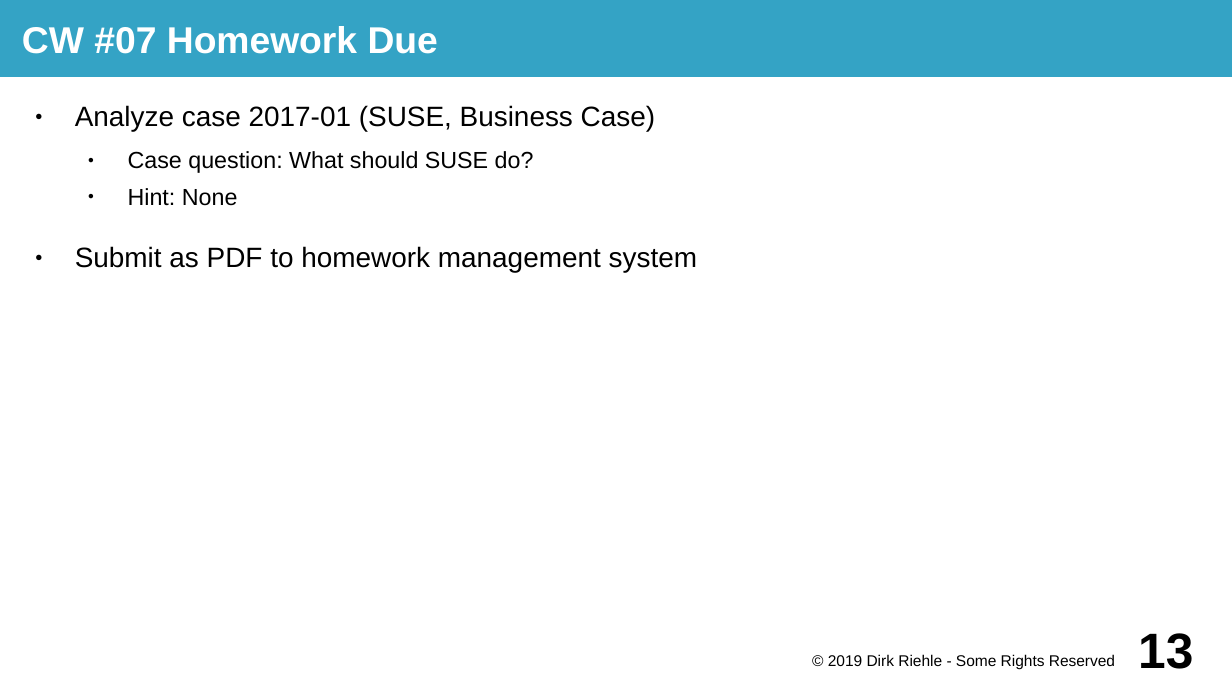
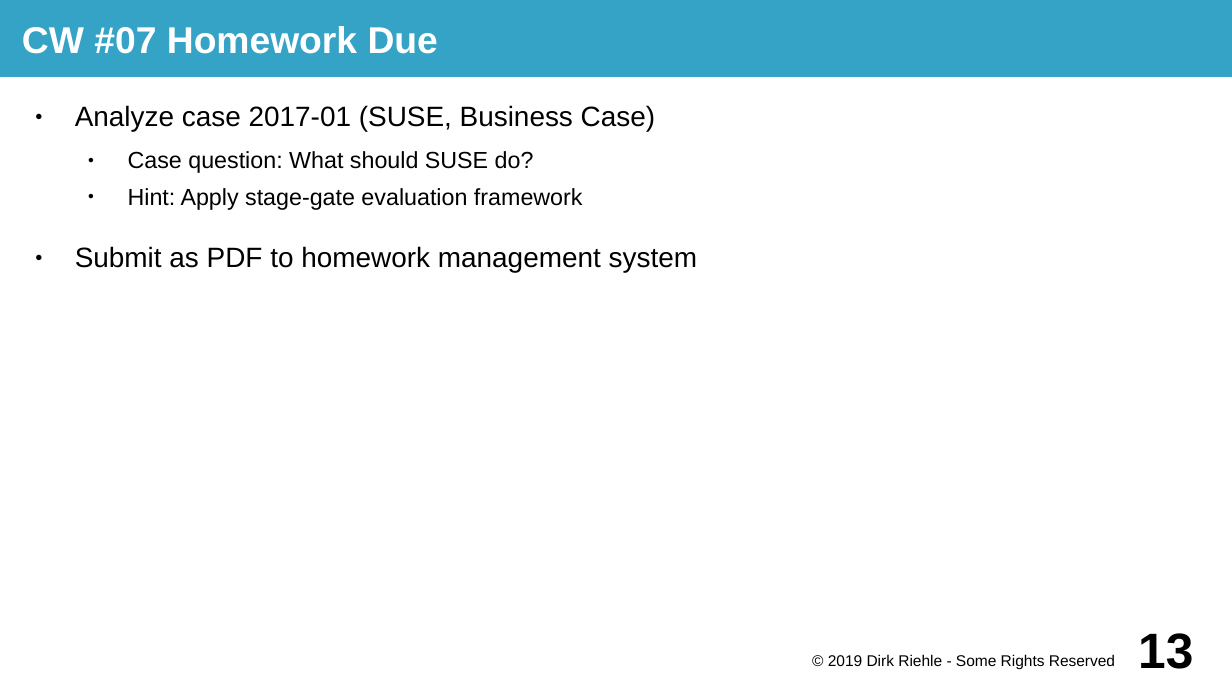
Before and after one commit to dirkriehle/prod-course, a slide deck: slide 13 of Lecture slides/PROD A02 - Course Schedule.odp. Drawn at 1232x693 pixels with LibreOffice and Linux fonts; fonts in the diff are those of the drawing. Boxes give left, top, right and bottom in pixels: in the first picture for what was removed or moved away, otherwise in the second. Text is boxed around its words. In the diff, an @@ line names an element or a change of style, - is before the commit and + after.

```diff
--- a/Lecture slides/PROD A02 - Course Schedule.odp
+++ b/Lecture slides/PROD A02 - Course Schedule.odp
@@ text at (128, 188, 583, 210): text changed @@
-  ● Hint: None
+  ● Hint: Apply stage-gate evaluation framework
```
Also in this commit, not shown: 2 other slides changed, 1 other file.
